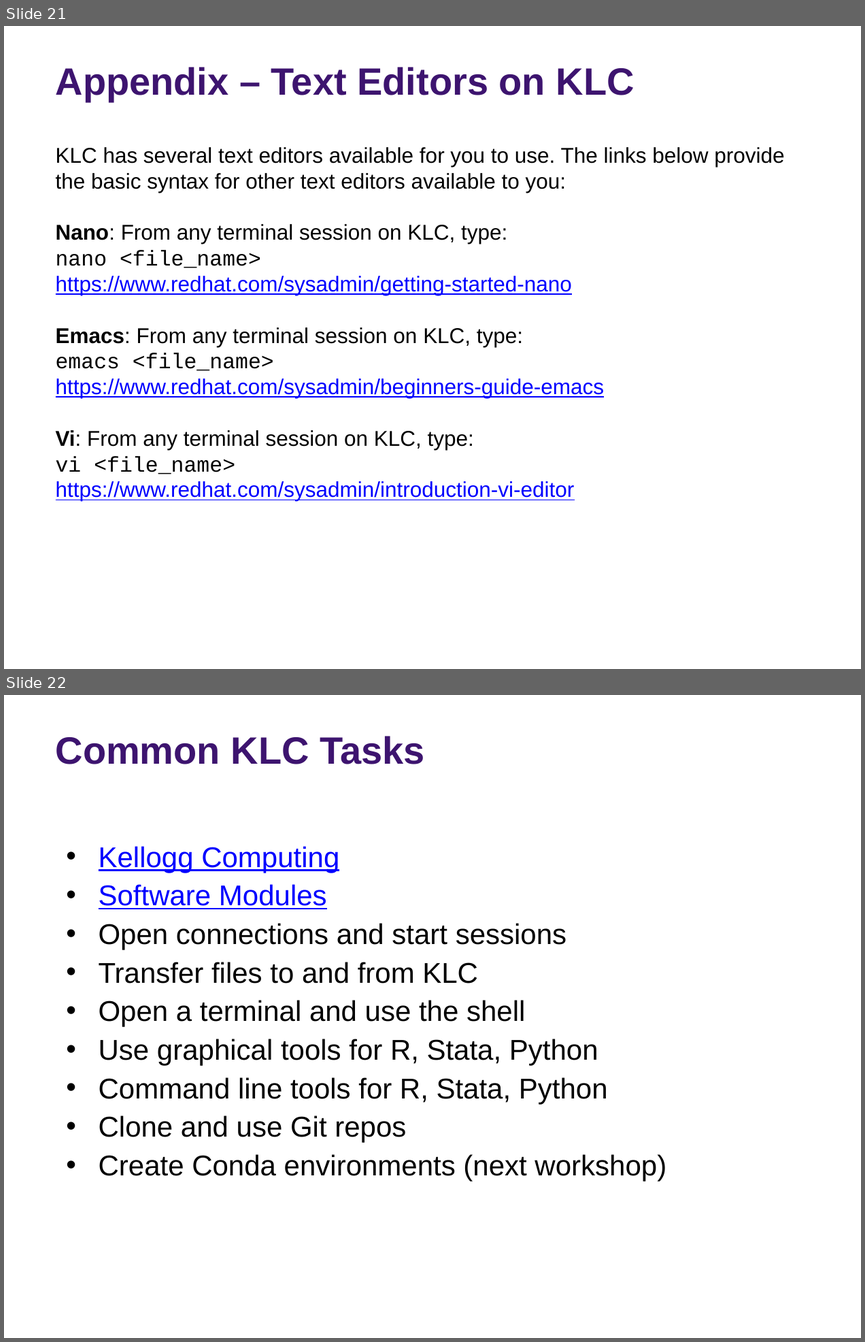
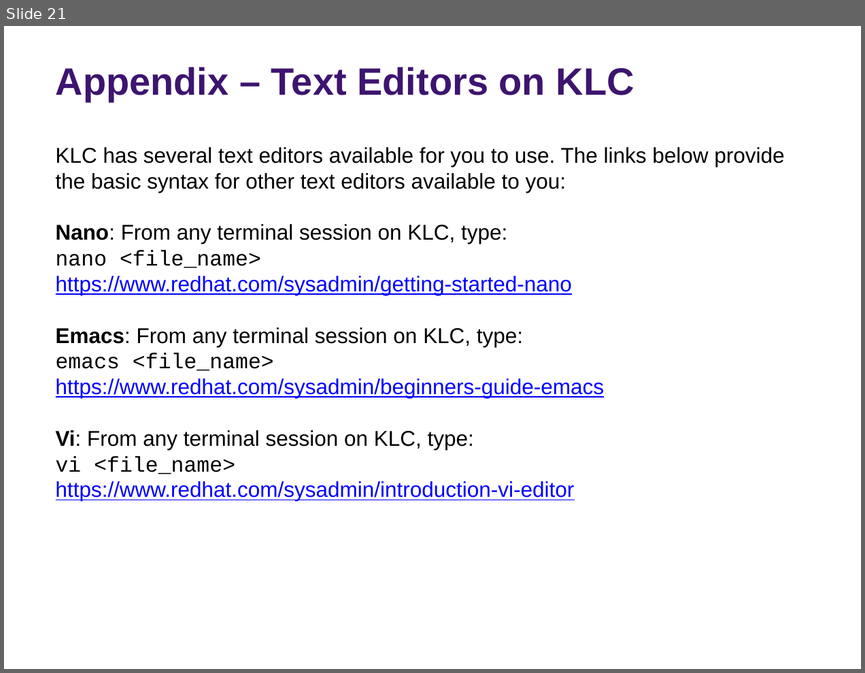
Before and after one commit to rs-kellogg/2023-phd-workshop, a slide deck: session-1/Session 1 - Replication Principles.pptx. Shown one above the other, each under a label of ours: slides 21 and 22 before the commit, slide 21 after it. The pictures are 865x1342 and 865x673 pixels, drawn with LibreOffice and Linux fonts; fonts in the diff are those of the drawing; background and template pictures are left out. Boxes give left, top, right and bottom in pixels: in the first picture for what was removed or moved away, otherwise in the second. Text is boxed around its words. In the diff, an @@ line names an element or a change of style, - is before the commit and + after.

Commit message:
moved last slide into separate slide deck

```diff
--- a/session-1/Session 1 - Replication Principles.pptx
+++ b/session-1/Session 1 - Replication Principles.pptx
@@ slide 22 removed at [4,695,861,1338], background picture (left out) @@
@@ title removed at [56,736,425,764] @@
-Common KLC Tasks
@@ text removed at [99,846,666,1181] @@
-• Kellogg Computing
-• Software Modules
-• Open connections and start sessions
-• Transfer files to and from KLC
-• Open a terminal and use the shell
-• Use graphical tools for R, Stata, Python
-• Command line tools for R, Stata, Python
-• Clone and use Git repos
-• Create Conda environments (next workshop)
@@ text removed at [432,1305,818,1338] @@
-Reproducibility Principles
```
